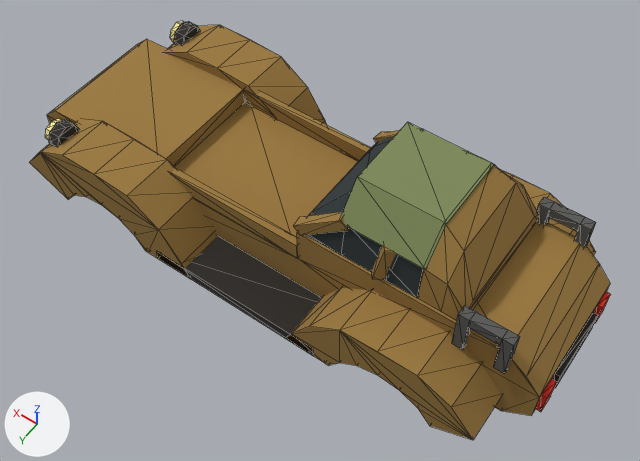
An edit to the glTF model public/models/base_courier.glb, drawn before and after from the same camera.
Rendered twice from a camera (50 mm lens) standing at (-2.64, 3.51, 5.13) and looking at (-0.28, 0.2, -0.06). The lights are fixed; the arrows at lower left show +X, +Y and +Z. The older version comes first. Mesh edges are drawn as thin lines. Vertices at exactly the same position are counted once.

Objects in the first picture: 'base_courier'.
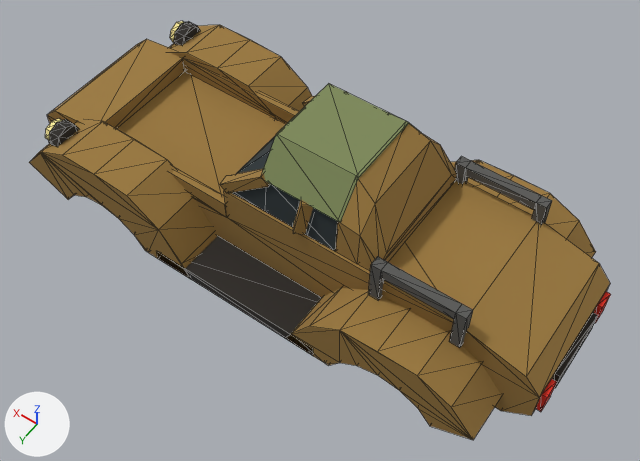
The change, as a list of edits to the scene's bpy script:
```text
Change me_body:
    where me_body.from_pydata(...)  # 404 vertices, 692 faces; spans x -2.28..2.23, y -0.93..0.93, z -0.49..0.87
    used by ob_base_courier; location = (0.0, 0.0, 0.0)
    me_body part 1: the loose piece of 8 vertices spanning x -0.32..0.97, y 0.48..0.55, z 0.0..0.15 is moved by (0.65, 0.0, 0.0)
    me_body part 2: the loose piece of 8 vertices spanning x -0.32..0.97, y -0.55..-0.48, z 0.0..0.15 is moved by (0.65, 0.0, 0.0)
    me_body part 3: the loose piece of 34 vertices spanning x -1.62..-0.32, y -0.52..0.52, z 0.3..0.87 is moved by (0.65, 0.0, 0.0)
    me_body part 4: the loose piece of 8 vertices spanning x -0.72..-0.29, y 0.41..0.55, z 0.29..0.65 is moved by (0.65, 0.0, 0.0)
    me_body part 5: the loose piece of 8 vertices spanning x -1.09..-0.91, y 0.39..0.57, z 0.29..0.62 is moved by (0.65, 0.0, 0.0)
    me_body part 6: the loose piece of 8 vertices spanning x -0.72..-0.29, y -0.55..-0.41, z 0.29..0.65 is moved by (0.65, 0.0, 0.0)
    me_body part 7: the loose piece of 8 vertices spanning x -1.3..-0.64, y -0.5..0.5, z 0.61..0.87 is moved by (0.65, 0.0, 0.0)
    me_body part 8: the loose piece of 8 vertices spanning x -1.91..-1.68, y 0.5..0.58, z 0.4..0.48 is scaled about its middle by (2.44, 1, 1), then moved by (0.49, 0.0, 0.0)
    me_body part 9: the loose piece of 8 vertices spanning x -1.68..-1.61, y 0.5..0.58, z 0.13..0.48 is moved by (0.65, 0.0, 0.0)
    me_body part 10: the loose piece of 8 vertices spanning x -1.99..-1.91, y 0.5..0.58, z 0.13..0.48 is moved by (0.33, 0.0, 0.0)
    me_body part 11: the loose piece of 8 vertices spanning x -1.91..-1.68, y -0.58..-0.5, z 0.4..0.48 is scaled about its middle by (2.44, 1, 1), then moved by (0.49, 0.0, 0.0)
    me_body part 12: the loose piece of 8 vertices spanning x -1.68..-1.61, y -0.58..-0.5, z 0.13..0.48 is moved by (0.65, 0.0, 0.0)
    me_body part 13: the loose piece of 8 vertices spanning x -1.99..-1.91, y -0.58..-0.5, z 0.13..0.48 is moved by (0.33, 0.0, 0.0)
    me_body part 14: all 2 vertices in x -1.95, y -0.54..0.54, z 0.3 are moved by (0.33, 0.0, 0.0)
    me_body part 15: all 2 vertices in x -0.32, y -0.54, z 0.0..0.3 are moved by (0.65, 0.0, 0.0)
    me_body part 16: all 2 vertices in x -0.32, y 0.54, z 0.0..0.3 are moved by (0.65, 0.0, 0.0)
    me_body part 17: all 2 vertices in x 0.98, y -0.54, z 0.0..0.15 are moved by (0.65, 0.0, 0.0)
    me_body part 18: all 2 vertices in x 0.98, y 0.54, z 0.0..0.15 are moved by (0.65, 0.0, 0.0)
```

What differs and where, as boxes [x1, y1, x2, y2] in the pictures (640 x 461 px; the box of a moved part takes in the faces that stretch with it):
part 1 of me_body, moved or reshaped: before [171, 169, 298, 258]; after [171, 169, 227, 218]
part 2 of me_body, moved or reshaped: before [243, 89, 371, 161]; after [183, 58, 300, 124]
part 3 of me_body, moved or reshaped: before [307, 136, 539, 321]; after [233, 124, 457, 271]
part 4 of me_body, moved or reshaped: before [293, 212, 349, 235]; after [220, 169, 270, 193]
part 5 of me_body, moved or reshaped: before [372, 245, 396, 280]; after [293, 200, 313, 235]
part 6 of me_body, moved or reshaped: before [373, 130, 400, 143]; after [303, 91, 347, 106]
part 7 of me_body, moved or reshaped: before [341, 122, 498, 270]; after [262, 83, 420, 222]
part 8 of me_body, moved or reshaped: before [468, 312, 508, 345]; after [380, 262, 462, 319]
part 9 of me_body, moved or reshaped: before [452, 306, 476, 349]; after [368, 256, 388, 300]
part 10 of me_body, moved or reshaped: before [494, 330, 520, 374]; after [449, 304, 473, 348]
part 11 of me_body, moved or reshaped: before [547, 202, 585, 232]; after [464, 161, 542, 210]
part 12 of me_body, moved or reshaped: before [537, 197, 554, 226]; after [455, 156, 471, 184]
part 13 of me_body, moved or reshaped: before [574, 217, 596, 249]; after [532, 196, 552, 225]
part 14 of me_body, moved or reshaped: before [511, 243, 599, 394]; after [466, 222, 599, 397]
part 15 of me_body, moved or reshaped: before [478, 222, 579, 335]; after [405, 181, 536, 309]
part 16 of me_body, moved or reshaped: before [47, 115, 539, 411]; after [47, 115, 538, 411]
part 17 of me_body, moved or reshaped: before [251, 106, 358, 237]; after [191, 75, 286, 196]
part 18 of me_body, moved or reshaped: before [48, 39, 290, 233]; after [48, 39, 221, 194]
